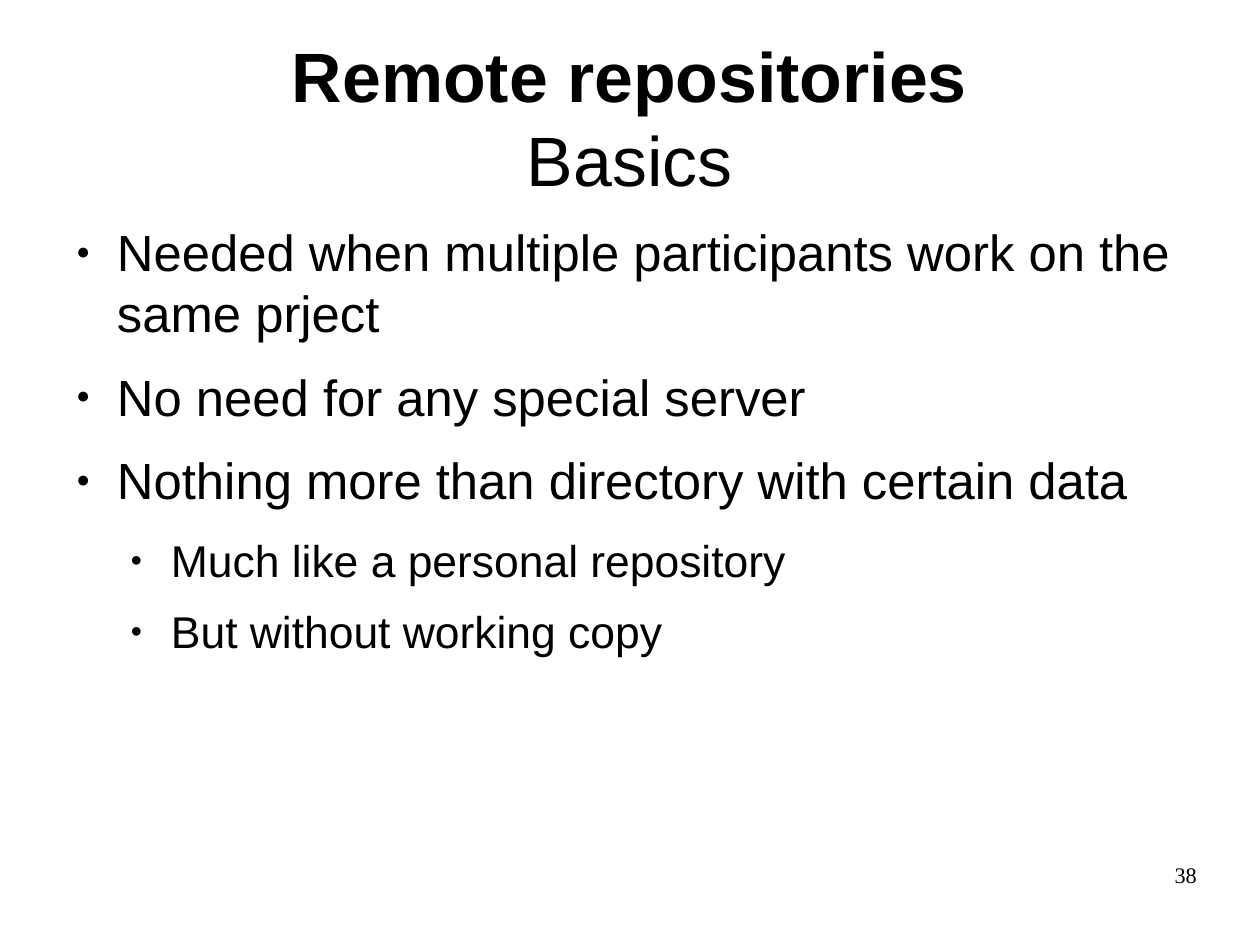
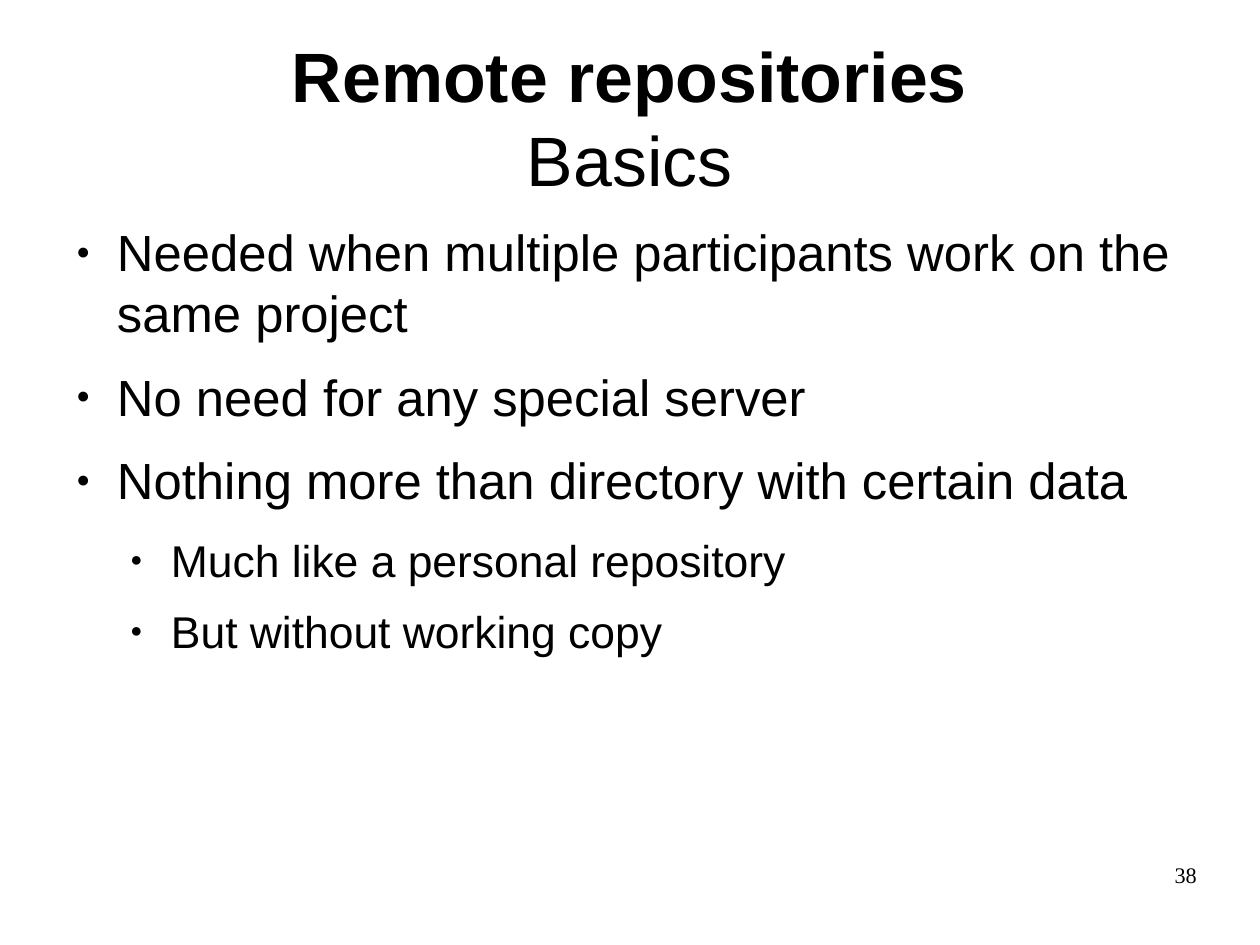
Before and after one commit to philpackmohr/git-paper, a slide deck: slide 38 of git-presentation.odp. Drawn at 1260x945 pixels with LibreOffice and Linux fonts; fonts in the diff are those of the drawing. Boxes give left, top, right and bottom in pixels: in the first picture for what was removed or moved away, otherwise in the second. Text is boxed around its words. In the diff, an @@ line names an element or a change of style, - is before the commit and + after.

```diff
--- a/git-presentation.odp
+++ b/git-presentation.odp
@@ text at [117, 234, 1170, 343]: text changed @@
-● Needed when multiple participants work on the same prject
+● Needed when multiple participants work on the same project
```
Also in this commit, not shown: 1 other file.
